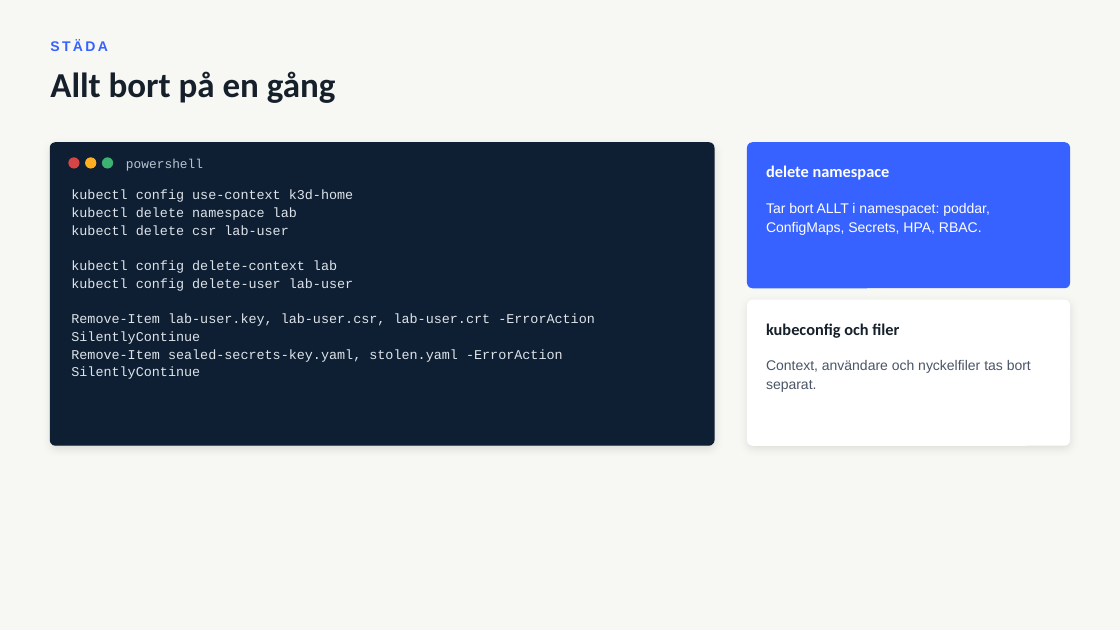
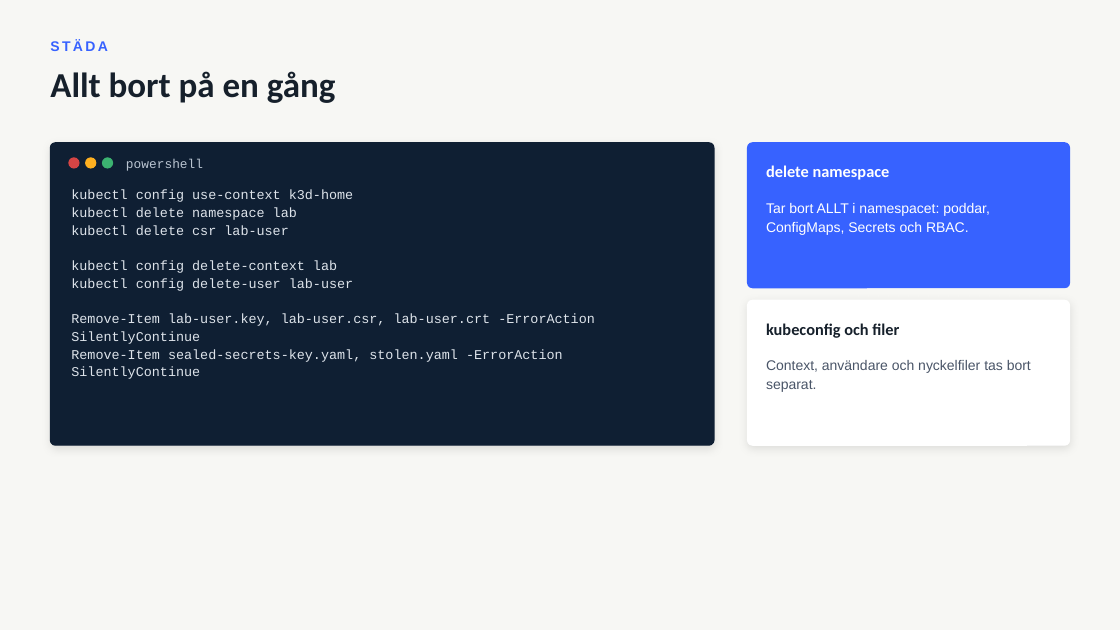
Before and after one commit to LennartAJansson/Kubernetes, a slide deck: slide 33 of Kubernetes - Konfiguration, hemligheter och drift.pptx (slide 42 before the commit). Drawn at 1120x630 pixels with LibreOffice and Linux fonts; fonts in the diff are those of the drawing. Boxes give left, top, right and bottom in pixels: in the first picture for what was removed or moved away, otherwise in the second. Text is boxed around its words. In the diff, an @@ line names an element or a change of style, - is before the commit and + after.

```diff
--- a/Kubernetes - Konfiguration, hemligheter och drift.pptx
+++ b/Kubernetes - Konfiguration, hemligheter och drift.pptx
@@ text at (766,203,990,235): text changed @@
-Tar bort ALLT i namespacet: poddar, ConfigMaps, Secrets, HPA, RBAC.
+Tar bort ALLT i namespacet: poddar, ConfigMaps, Secrets och RBAC.
```
Also in this commit, not shown: 7 other slides changed, 9 slides removed, 12 other files.
